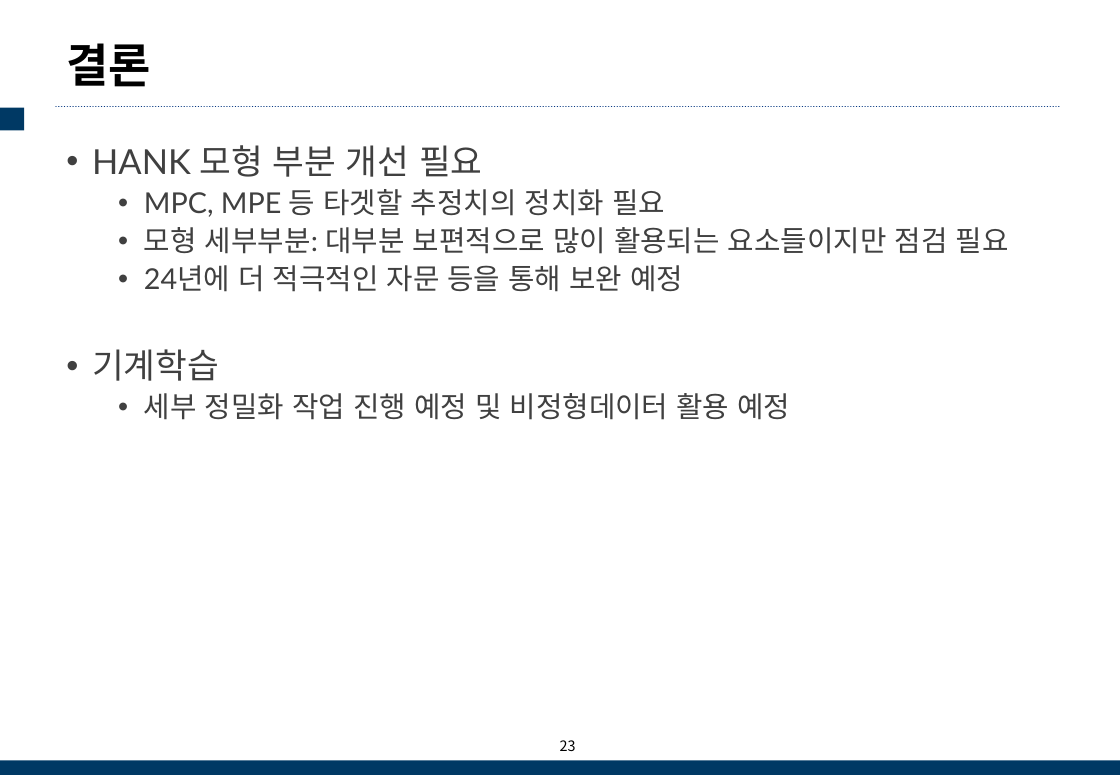
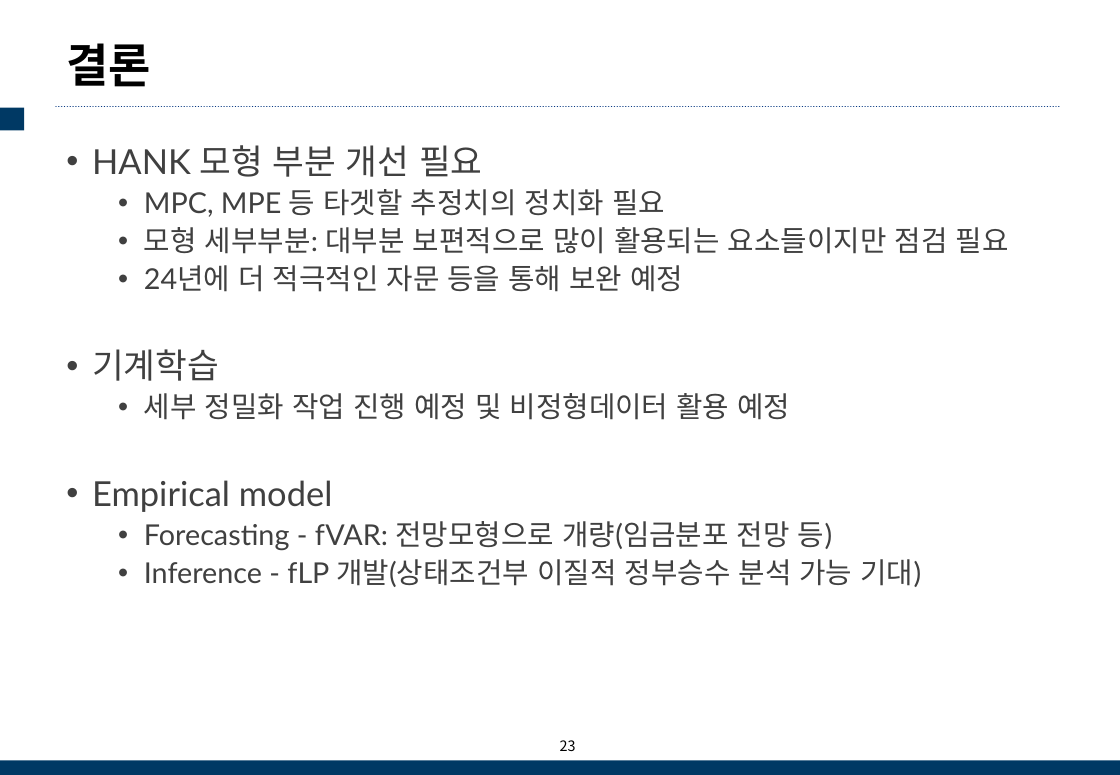
Before and after one commit to shinkangecon/ETRImeeting, a slide deck: slide 23 of (1130) KLI 연구성과 및 차년도업무협의 발표자료.pptx. Drawn at 1120x775 pixels with LibreOffice and Linux fonts; fonts in the diff are those of the drawing; background and template pictures are left out. Boxes give left, top, right and bottom in pixels: in the first picture for what was removed or moved away, otherwise in the second. Text is boxed around its words. In the diff, an @@ line names an element or a change of style, - is before the commit and + after.

```diff
--- a/(1130) KLI 연구성과 및 차년도업무협의 발표자료.pptx
+++ b/(1130) KLI 연구성과 및 차년도업무협의 발표자료.pptx
@@ text at (92, 480, 921, 587): paragraphs added @@
+• Empirical model
+  • Forecasting - fVAR: 전망모형으로 개량(임금분포 전망 등)
+  • Inference - fLP 개발(상태조건부 이질적 정부승수 분석 가능 기대)
```
Also in this commit, not shown: 5 other slides changed.
